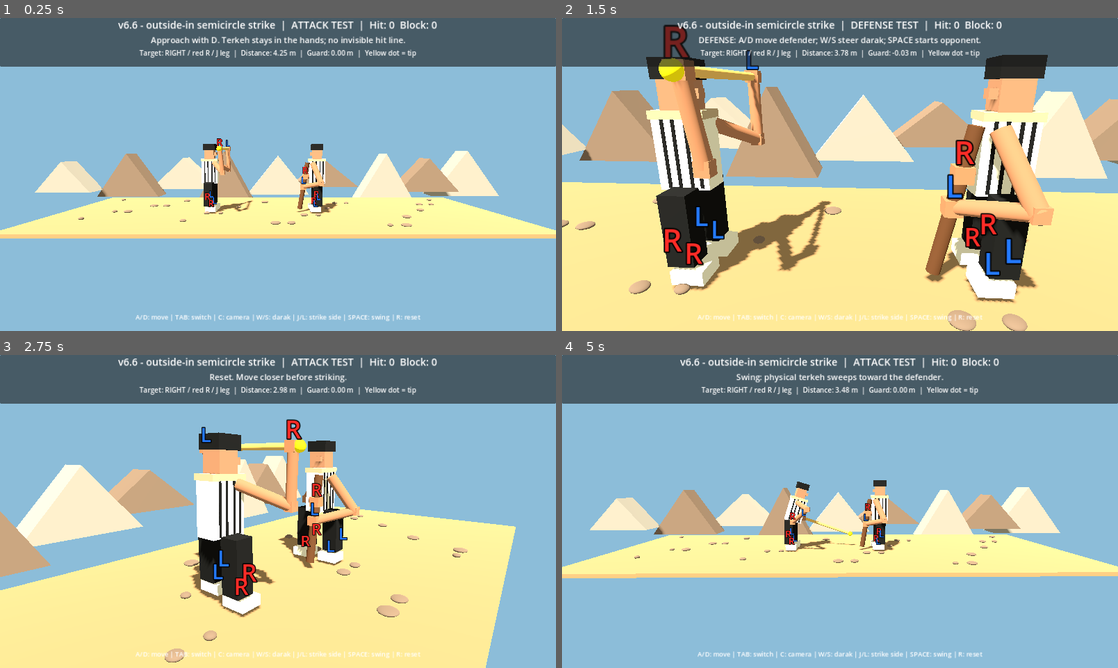
Above: before the commit, frames 1-4 (two rows, left to right).
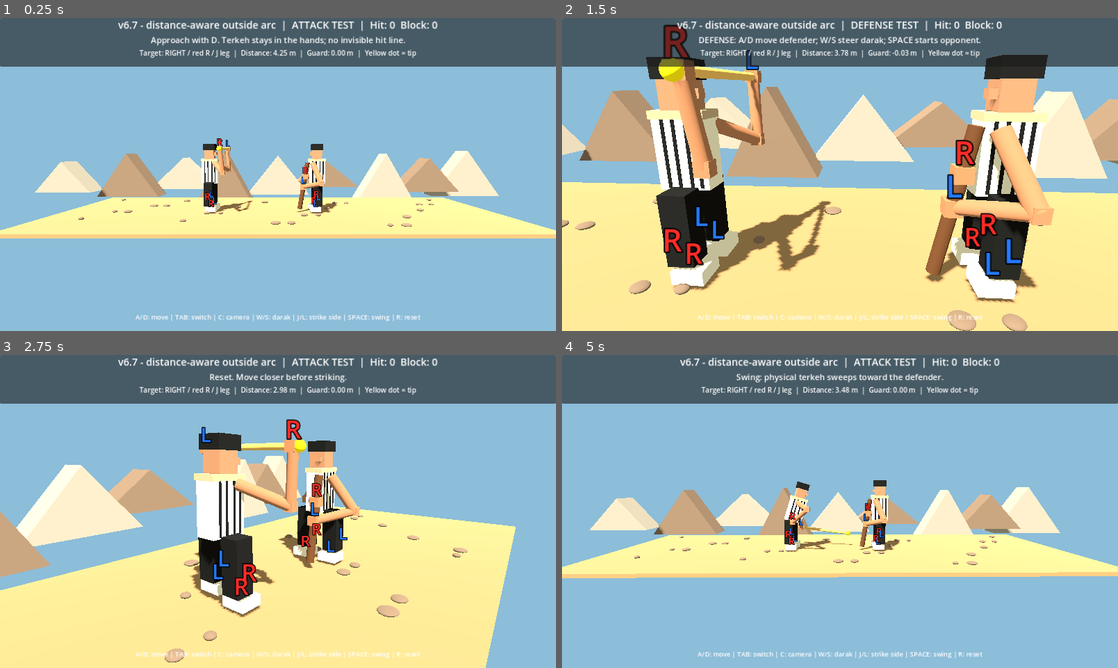
Above: after the commit, the same moments.

Repository: vahidainima-prog/tarke-darak-game
Game: Godot game, scene res://main.tscn
Same seed, same stepped clock (60 frames per second), same inputs: the game is played once before the commit and once after it.
Inputs:
- Up to frame 1 (0.25 s): no input
- Up to frame 2 (1.5 s): tap Enter at 0.5 s; hold D 0.53-1.28 s; tap C at 0.6 s; tap Space at 0.77 s; hold S from 1.28 s (still down); tap Tab at 1.35 s
- Up to frame 3 (2.75 s): tap Space at 1.52 s; release S at 2.03 s; hold D from 2.03 s (still down); tap R at 2.1 s
- Up to frame 4 (5 s): release D at 2.78 s; hold W 2.78-3.53 s; tap J at 2.85 s; tap Space at 3.02, 3.77, 4.52 s; hold A from 3.53 s (still down); tap L at 3.6 s; tap C at 4.35 s

The runs differ from the first frame. In frame 1, 0.7% of the frame differs, in the area x 23-79%, y 0-5%; in frame 2, 0.4%; in frame 3, 0.7%; in frame 4, 0.9%, in the area x 23-79%, y 0-61%.

Commit message:
Adapt outside-in strike arc to fighter distance and raise rear grip at close range

Diff:
--- a/tarke_darak_godot_v2/main.gd
+++ b/tarke_darak_godot_v2/main.gd
@@ -2,7 +2,7 @@
 
 # Godot 4.x — visual mechanics test. Side camera looks along -Z.
 # Feint depth: negative Z is BEHIND the attacker; positive Z is IN FRONT.
-const BUILD_LABEL := "v6.6 - outside-in semicircle strike"
+const BUILD_LABEL := "v6.7 - distance-aware outside arc"
 const DEF_X := 1.55
 const MIN_X := -4.7
 const MAX_X := 0.35
@@ -384,14 +384,22 @@
 	var ready_tip: Vector3 = ready_b if strike_side > 0 else ready_a
 	# First move the TIP into the outside lane while still near attacker.
 	# This avoids cutting through the middle of the defender on the way down.
-	var waypoint_butt := Vector3(attack_x + 0.24, 1.85, side * 1.30)
+	var gap := defender_x - attack_x
+	var close_factor := 1.0 - smoothstep(1.20, 2.90, gap)
+	var waypoint_butt := Vector3(attack_x + 0.24, 1.85 + 0.25 * close_factor, side * 1.30)
 	var waypoint_direction := Vector3(1.42, -0.38, -side * 0.12).normalized()
 	var waypoint_tip := waypoint_butt + waypoint_direction * STICK_LENGTH
 	# Final: rear hand remains on the attacker's side; tip approaches
 	# the OUTSIDE of the labeled leg rather than crossing the belly.
 	var final_tip := Vector3(minf(defender_x - 0.08, attack_x + 2.35), 0.43, side * 0.54)
-	var final_direction := Vector3(1.95, -0.66, -side * 0.23).normalized()
-	var final_butt := final_tip - final_direction * STICK_LENGTH
+	# At close range, lift the butt instead of pushing it through the torso.
+	# The tip stays outside the chosen leg, with the rod at full length.
+	var butt_x := attack_x + 0.18
+	var butt_z := side * 1.05
+	var reach_x := final_tip.x - butt_x
+	var reach_z := final_tip.z - butt_z
+	var rise := sqrt(maxf(0.04, STICK_LENGTH * STICK_LENGTH - reach_x * reach_x - reach_z * reach_z))
+	var final_butt := Vector3(butt_x, final_tip.y + rise, butt_z)
 	var butt: Vector3
 	var tip: Vector3
 	if t < 0.38:
@@ -403,8 +411,8 @@
 		# Quadratic Bezier arc: sweep around the OUTSIDE first, then inward
 		# toward the outer face of the selected leg (never across the torso).
 		var u := follow_through
-		var outer_butt := Vector3(attack_x + 0.40, 1.43, side * 1.52)
-		var outer_tip := Vector3(attack_x + 2.02, 1.23, side * 1.75)
+		var outer_butt := Vector3(attack_x + 0.25, 1.43 + 0.42 * close_factor, side * 1.52)
+		var outer_tip := Vector3(minf(attack_x + 2.02, defender_x - 0.18), 1.23 + 0.35 * close_factor, side * 1.75)
 		butt = waypoint_butt * ((1.0 - u) * (1.0 - u)) + outer_butt * (2.0 * (1.0 - u) * u) + final_butt * (u * u)
 		tip = waypoint_tip * ((1.0 - u) * (1.0 - u)) + outer_tip * (2.0 * (1.0 - u) * u) + final_tip * (u * u)
 	# Rebuild a constant-length staff from the driving-hand end.
